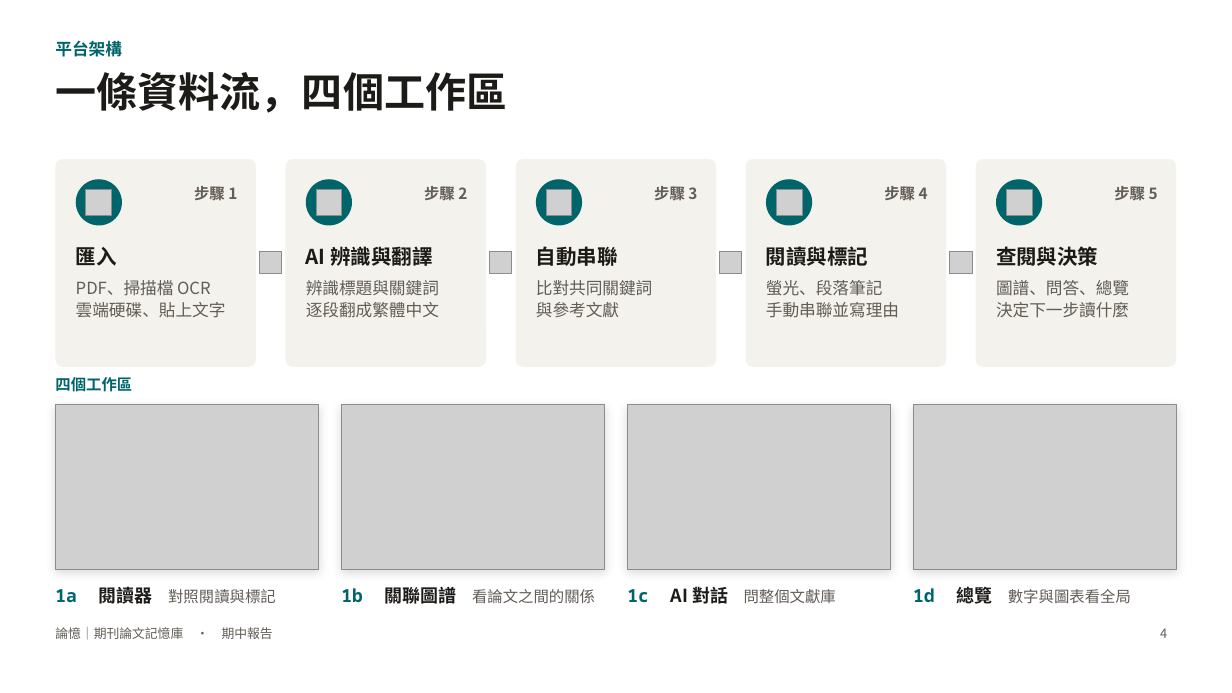
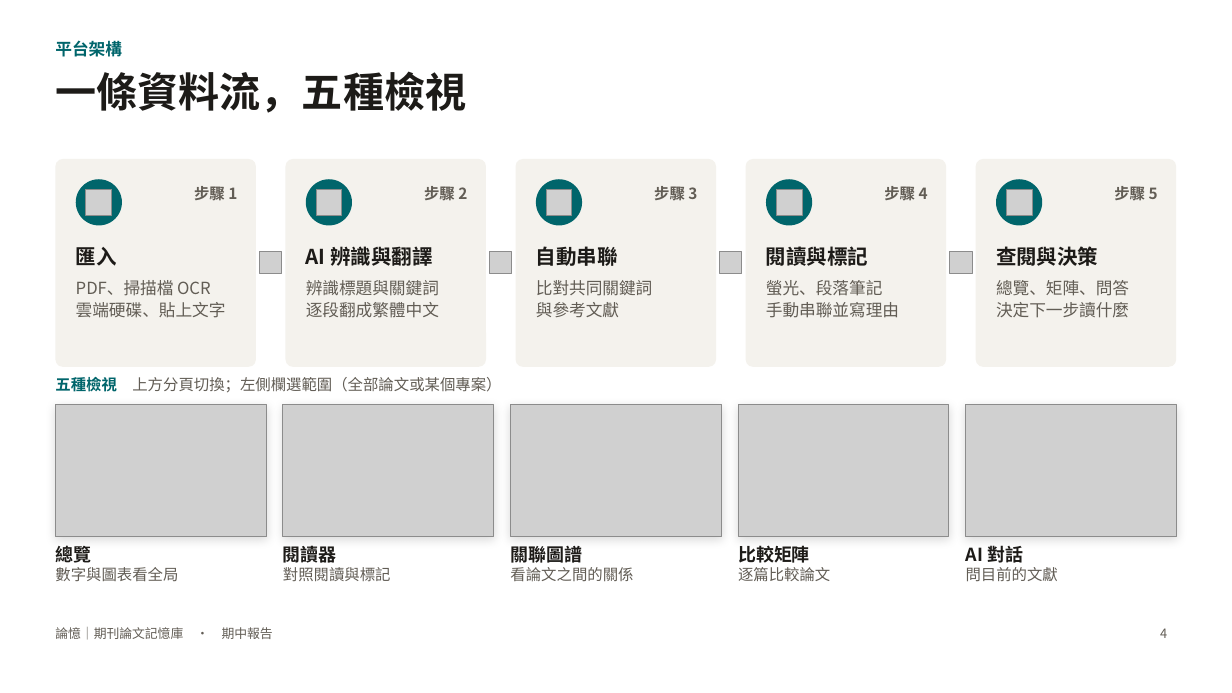
Before and after one commit to charleslin2003-prog/Journal-Article-Memory-Tool, a slide deck: slide 4 of docs/期中報告_論憶.pptx. Drawn at 1232x693 pixels with LibreOffice and Linux fonts; fonts in the diff are those of the drawing; grey boxes stand for pictures. Boxes give left, top, right and bottom in pixels: in the first picture for what was removed or moved away, otherwise in the second. Text is boxed around its words. In the diff, an @@ line names an element or a change of style, - is before the commit and + after.

```diff
--- a/docs/期中報告_論憶.pptx
+++ b/docs/期中報告_論憶.pptx
@@ title at box(55, 71, 466, 113): text changed @@
-一條資料流，四個工作區
+一條資料流，五種檢視
@@ text at box(996, 280, 1129, 296): text changed @@
-圖譜、問答、總覽
+總覽、矩陣、問答
@@ text at box(55, 377, 501, 393): text changed; text colour #00656B to #625D55; bold off @@
-四個工作區
+五種檢視 上方分頁切換；左側欄選範圍（全部論文或某個專案）
@@ rectangle: place and size @@
-rectangle at box(55, 405, 319, 569)
+rectangle at box(55, 405, 266, 537)
@@ picture: place and size @@
-picture at box(55, 405, 319, 569)
+picture at box(55, 405, 266, 537)
@@ rectangle: place and size @@
-rectangle at box(341, 405, 604, 569)
+rectangle at box(283, 405, 494, 537)
@@ picture: place and size @@
-picture at box(341, 405, 604, 569)
+picture at box(283, 405, 494, 537)
@@ rectangle: place and size @@
-rectangle at box(628, 405, 891, 569)
+rectangle at box(511, 405, 722, 537)
@@ picture: place and size @@
-picture at box(628, 405, 891, 569)
+picture at box(511, 405, 722, 537)
@@ rectangle: place and size @@
-rectangle at box(913, 405, 1177, 569)
+rectangle at box(738, 405, 949, 537)
@@ picture added at box(738, 405, 949, 537) @@
@@ picture: place and size @@
-picture at box(913, 405, 1177, 569)
+picture at box(966, 405, 1177, 537)
@@ rectangle added at box(966, 405, 1177, 537), fill #FFFFFF, outline #E2DDD3 0.75 pt @@
@@ text at box(55, 543, 178, 582): text changed @@
-1d 總覽 數字與圖表看全局
+總覽
+數字與圖表看全局
@@ text at box(283, 543, 391, 581): text changed @@
-1a 閱讀器 對照閱讀與標記
+閱讀器
+對照閱讀與標記
@@ text at box(510, 543, 633, 582): text changed @@
-1b 關聯圖譜 看論文之間的關係
+關聯圖譜
+看論文之間的關係
@@ text added at box(738, 545, 830, 581), 12 pt, text #625D55 @@
+比較矩陣
+逐篇比較論文
@@ vertical alignment middle to top in 4 elements at box(510, 543, 633, 582), box(283, 543, 391, 581), box(55, 543, 178, 582), box(966, 546, 1058, 582) @@
@@ text at box(966, 546, 1058, 582): text changed; size 14 to 12 pt; bold off @@
-1c AI 對話 問整個文獻庫
+AI 對話
+問目前的文獻
```
Also in this commit, not shown: 13 other slides changed, 1 slide added, 1 slide removed, 17 other files.
